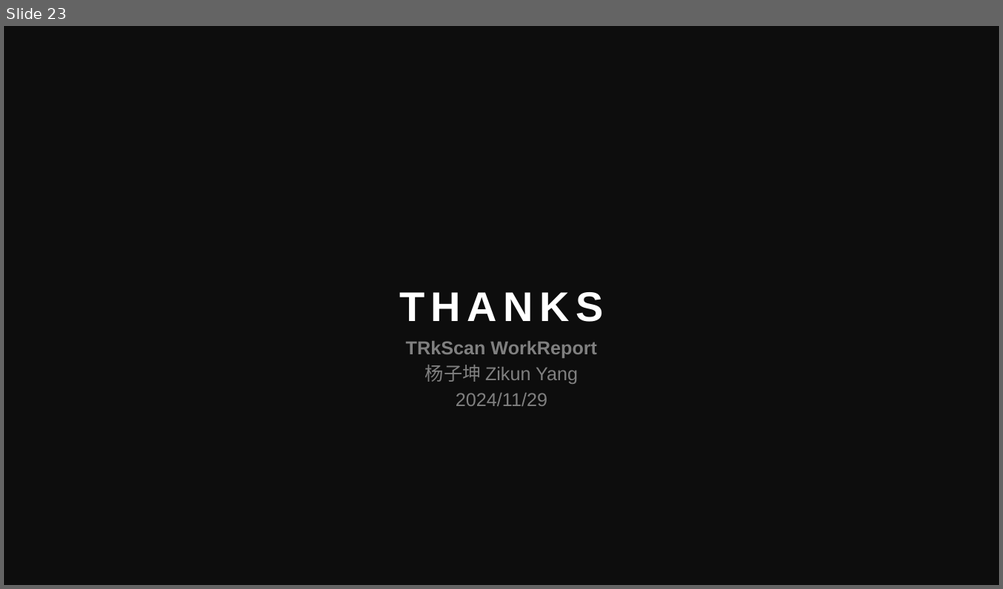
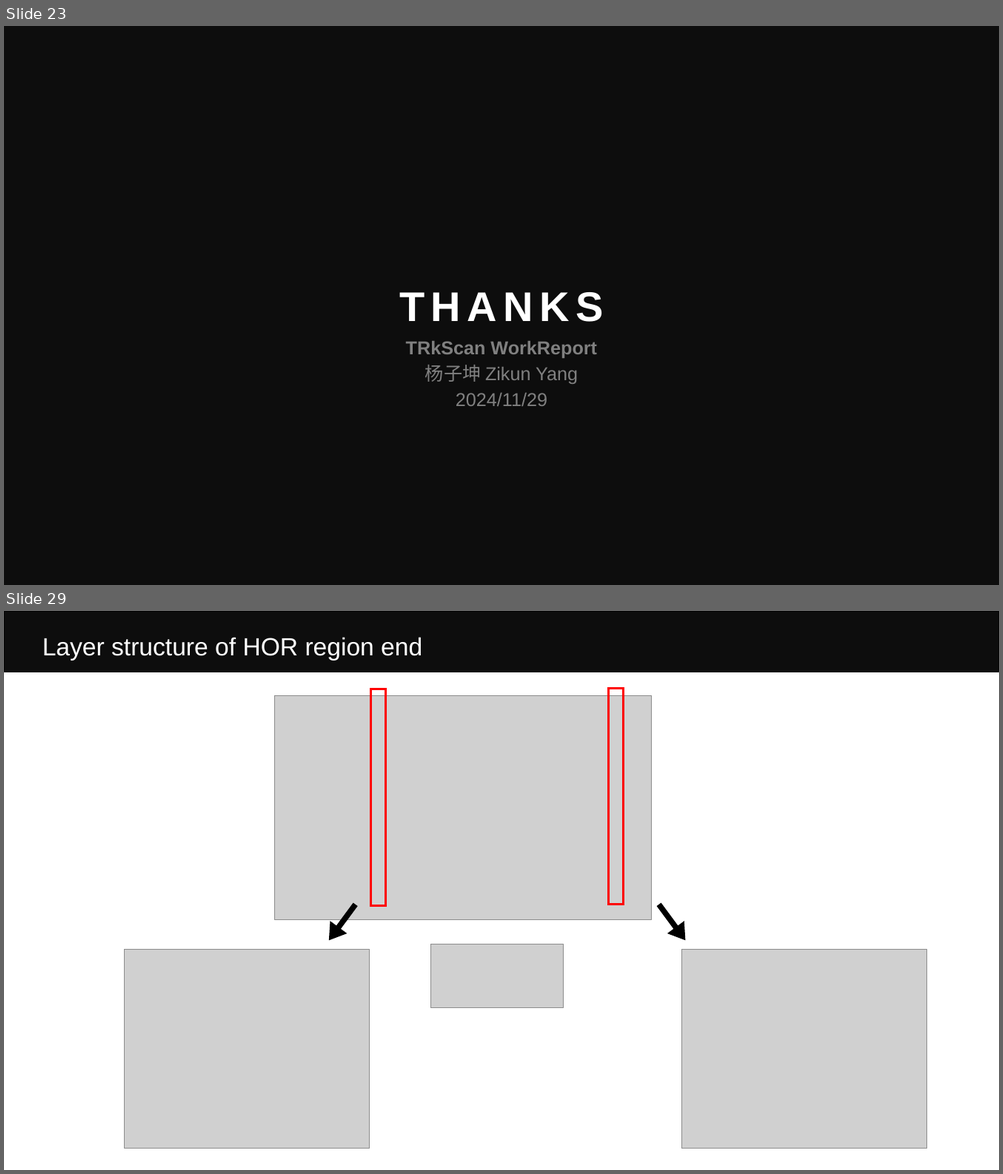
Before and after one commit to Eric-Y-S/TRkScan, a slide deck: WorkReport.pptx. Shown one above the other, each under a label of ours: slide 23 before the commit, slides 23 and 29 after it; the slides between them are not shown. The pictures are 1003x589 and 1003x1174 pixels, drawn with LibreOffice and Linux fonts; fonts in the diff are those of the drawing; grey boxes stand for pictures. Boxes give left, top, right and bottom in pixels: in the first picture for what was removed or moved away, otherwise in the second. Text is boxed around its words. In the diff, an @@ line names an element or a change of style, - is before the commit and + after.

```diff
--- a/WorkReport.pptx
+++ b/WorkReport.pptx
@@ slide 29 added at (4,611,999,1170), background #FFFFFF; not listed: 1 template element that a slide beside it also shows @@
@@ text added at (42,637,422,661), 24 pt, text #FFFFFF @@
+Layer structure of HOR region end
@@ picture added at (275,695,652,920) @@
@@ rectangle added at (370,689,385,906), outline #FF0000 2.25 pt @@
@@ rectangle added at (609,689,623,905), outline #FF0000 2.25 pt @@
@@ right arrow added at (321,900,363,946), fill #000000, outline #000000 1 pt @@
@@ right arrow added at (651,900,692,946), fill #000000, outline #000000 1 pt @@
@@ picture added at (124,950,370,1148) @@
@@ picture added at (431,945,563,1008) @@
@@ picture added at (681,949,927,1149) @@
```
Also in this commit, not shown: 19 other slides added, 54 other files.
